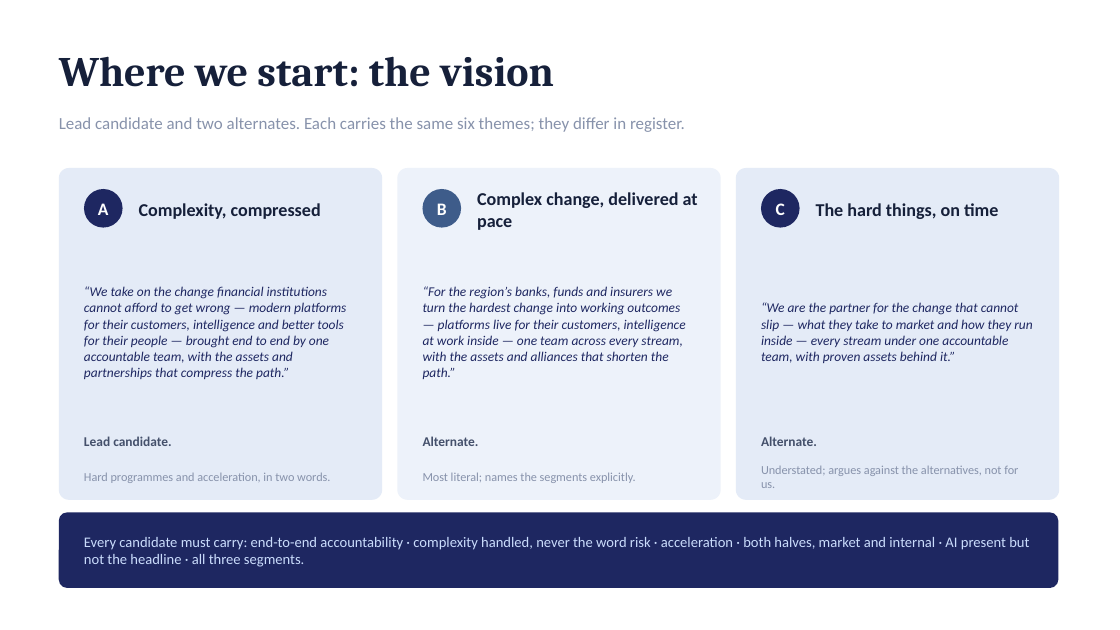
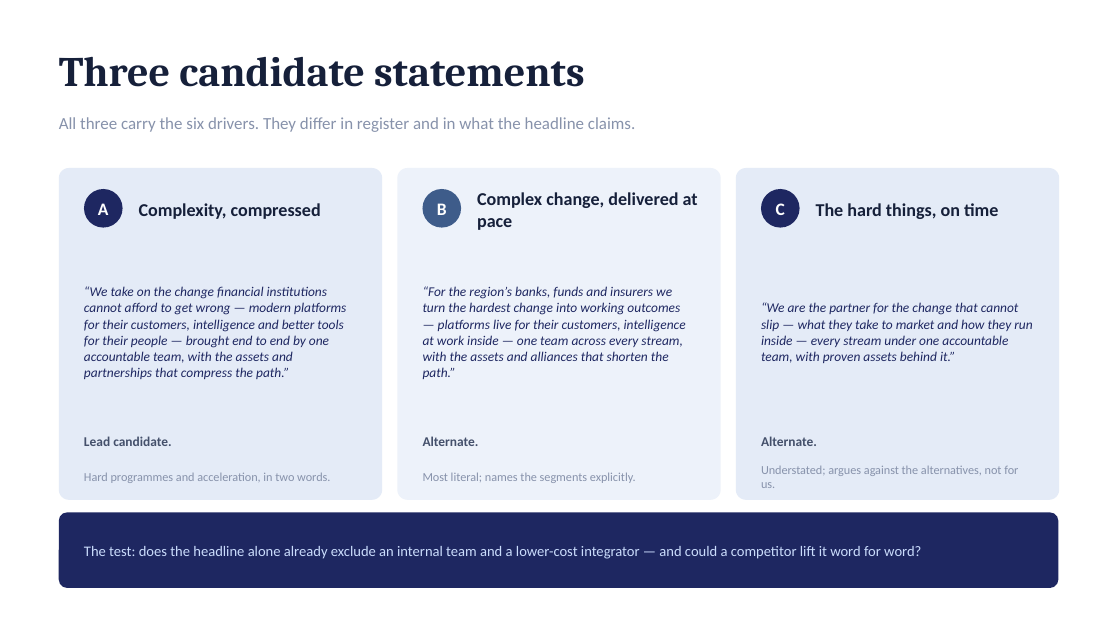
Before and after one commit to dhajjar-cyber/bae, a slide deck: slide 7 of FSI strategy/EAIND-FSI-Strategy-Development-Plan.pptx (slide 6 before the commit). Drawn at 1120x630 pixels with LibreOffice and Linux fonts; fonts in the diff are those of the drawing. Boxes give left, top, right and bottom in pixels: in the first picture for what was removed or moved away, otherwise in the second. Text is boxed around its words. In the diff, an @@ line names an element or a change of style, - is before the commit and + after.

```diff
--- a/FSI strategy/EAIND-FSI-Strategy-Development-Plan.pptx
+++ b/FSI strategy/EAIND-FSI-Strategy-Development-Plan.pptx
@@ text at (x1=59, y1=57, x2=585, y2=87): text changed @@
-Where we start: the vision
+Three candidate statements
@@ text at (x1=59, y1=117, x2=635, y2=132): text changed @@
-Lead candidate and two alternates. Each carries the same six themes; they differ in register.
+All three carry the six drivers. They differ in register and in what the headline claims.
@@ text at (x1=84, y1=546, x2=921, y2=559): text changed @@
-Every candidate must carry: end-to-end accountability · complexity handled, never the word risk · acceleration · both halves, market and internal · AI present but not the headline · all three segments.
+The test: does the headline alone already exclude an internal team and a lower-cost integrator — and could a competitor lift it word for word?
```
Also in this commit, not shown: 1 other slide changed, 1 slide added, 2 other files.
